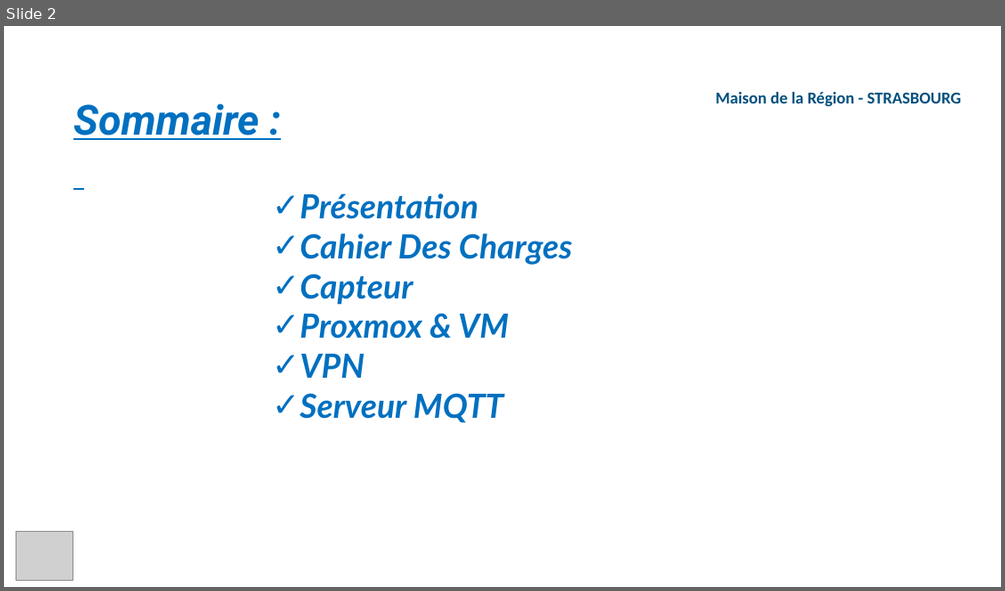
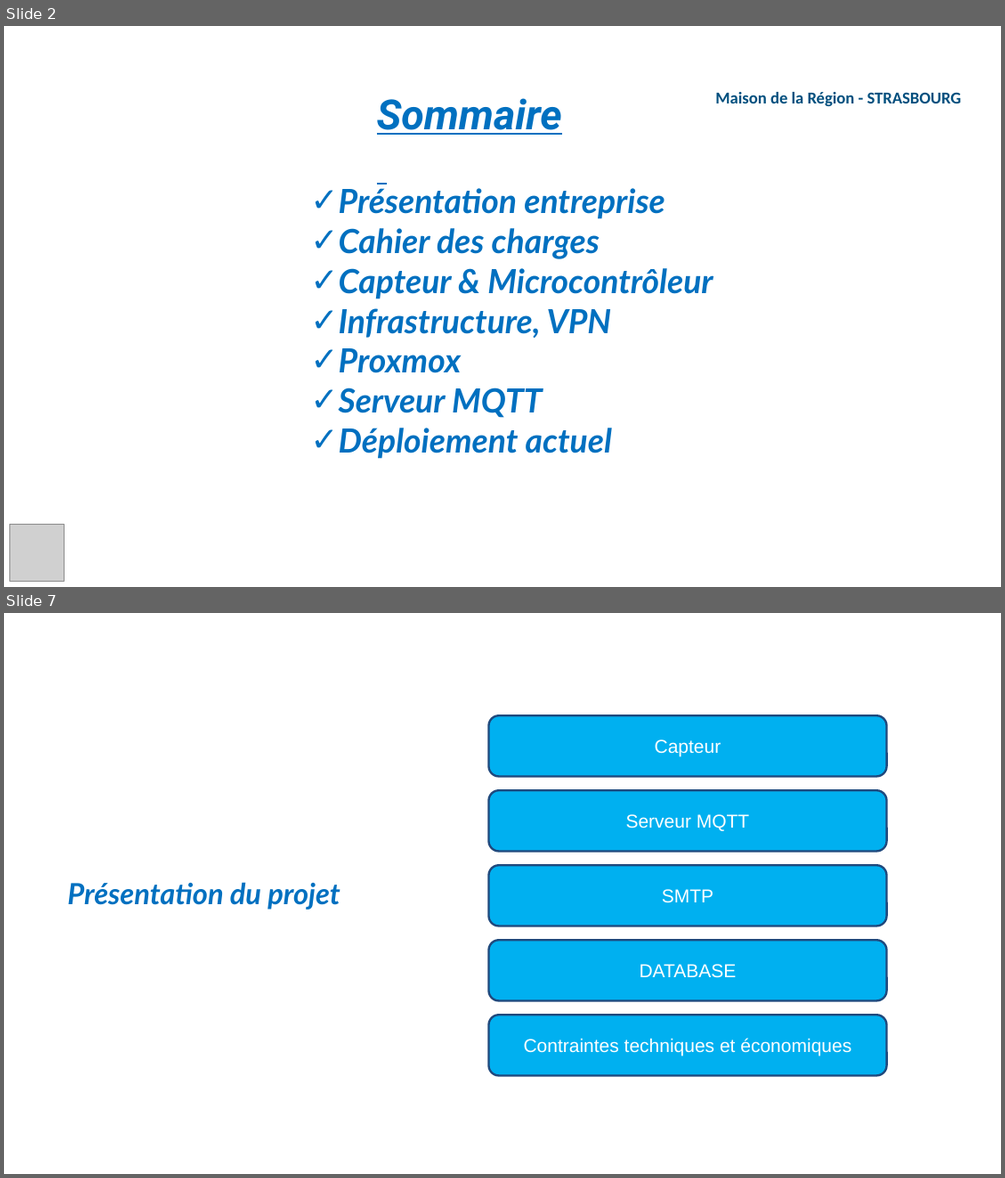
Before and after one commit to AnthonyKTTR67/projet, a slide deck: Rapport_&_Revue/Revue 2/Presentation_Revue_2_KETTERER_Anthony.pptx. Shown one above the other, each under a label of ours: slide 2 before the commit, slides 2 and 7 after it; the slides between them are not shown. The pictures are 1005x591 and 1005x1178 pixels, drawn with LibreOffice and Linux fonts; fonts in the diff are those of the drawing; grey boxes stand for pictures; background and template pictures are left out. Boxes give left, top, right and bottom in pixels: in the first picture for what was removed or moved away, otherwise in the second. Text is boxed around its words. In the diff, an @@ line names an element or a change of style, - is before the commit and + after.

```diff
--- a/Rapport_&_Revue/Revue 2/Presentation_Revue_2_KETTERER_Anthony.pptx
+++ b/Rapport_&_Revue/Revue 2/Presentation_Revue_2_KETTERER_Anthony.pptx
@@ slide 7 added at [4,613,1001,1174], background picture (left out) @@
@@ rounded rectangle added at [488,715,886,776], fill #00B0F0, outline #1F497D 2 pt, 18 pt, text #FFFFFF @@
+Capteur
@@ rounded rectangle added at [488,790,886,851], fill #00B0F0, outline #1F497D 2 pt, 18 pt, text #FFFFFF @@
+Serveur MQTT
@@ rounded rectangle added at [488,865,886,925], fill #00B0F0, outline #1F497D 2 pt, 18 pt, text #FFFFFF @@
+SMTP
@@ text added at [67,882,340,909], 28 pt, text #0070C0, bold, italic @@
+Présentation du projet
@@ rounded rectangle added at [488,940,886,1000], fill #00B0F0, outline #1F497D 2 pt, 18 pt, text #FFFFFF @@
+DATABASE
@@ rounded rectangle added at [488,1014,886,1075], fill #00B0F0, outline #1F497D 2 pt, 18 pt, text #FFFFFF @@
+Contraintes techniques et économiques
@@ slide 2 changed as well @@
@@ text at [377,98,562,135]: text changed @@
-Sommaire :
+Sommaire
@@ text "Présentation entreprise": place and size @@
-text "Présentation entreprise" at [299,193,573,423]
+text "Présentation entreprise" at [339,188,712,459]
@@ text at [339,188,712,373]: text changed @@
-✓ Présentation
-✓ Cahier Des Charges
-✓ Capteur
-✓ Proxmox & VM
-✓ VPN
+✓ Présentation entreprise
+✓ Cahier des charges
+✓ Capteur & Microcontrôleur
+✓ Infrastructure, VPN
+✓ Proxmox
@@ text at [339,427,612,459]: paragraph added @@
+✓ Déploiement actuel
@@ picture: place and size @@
-picture at [16,532,73,580]
+picture at [9,524,64,580]
```
Also in this commit, not shown: 3 other slides changed, 16 other slides added, 19 slides removed, 20 other files.
